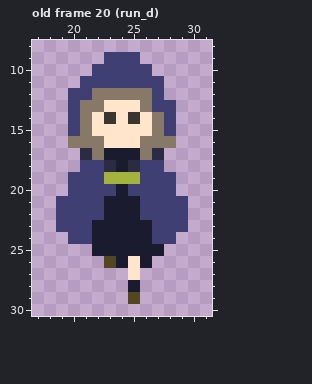
One commit to this pixel-art file: assets/entity/witch.aseprite. The first picture shows the starting point.
48x48 pixels, 39 frames. Shown: old frame 20 (run_d): x 17..31, y 8..30.
New version:
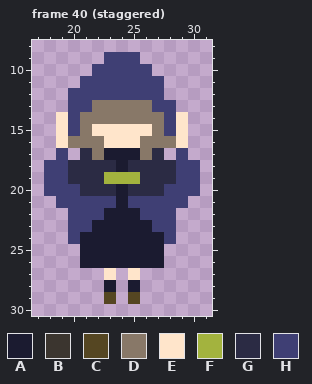
Palette (. is transparent): A #1b1b30  B #3b352f  C #554622  D #887868  E #ffe5cb  F #a3b33e  G #2b2b44  H #3f3f74
A new or re-ordered frame is compared with the old frame closest to it.
Diff:
frames 39 -> 40
Frame 40 (staggered) is new; against old frame 20 (run_d):
y 12: x 22..26 DDDDD -> HHHHH
y 13: x 21 D -> H; x 23..25 EEE -> DDD
y 14: x 19 . -> E; x 22..26 EBEBE -> DDDDD; x 29 . -> E
y 15..16: x 19 . -> E; x 29 . -> E
y 17: x 19 . -> H; x 29 . -> H
y 18: x 18..22 ...HH -> HHGGG; x 26..30 HH... -> GGGHH
y 19: x 18..22 ..HHH -> HHGGG; x 26..30 HHH.. -> GGGHH
y 20: x 18..19 .. -> HH; x 21..23 HHH -> GGG; x 25..27 HHH -> GGG; x 29..30 .. -> HH
y 21: x 23 A -> H; x 25 A -> H
y 22..23: x 19 H -> .; x 29 H -> .
y 24: x 21 H -> A; x 27 H -> A
y 25: x 21 . -> A
y 26: x 21..23 ..C -> AAA; x 25 E -> A; x 27 . -> A
y 27: x 23 . -> E
y 28: x 23 . -> A
y 29: x 23 . -> C
